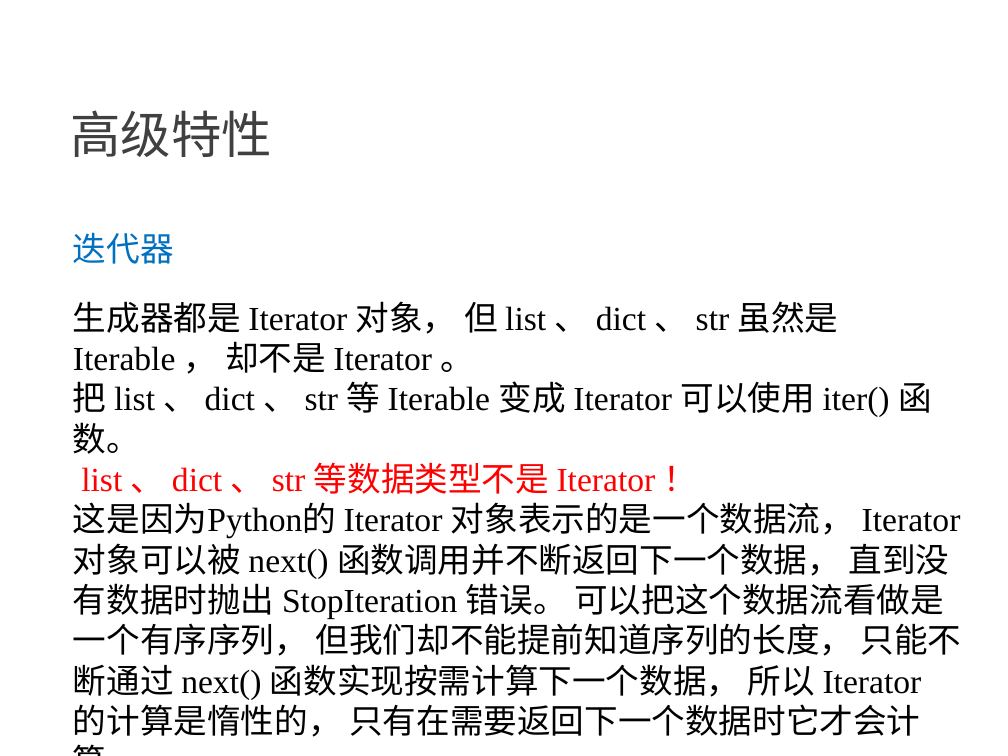
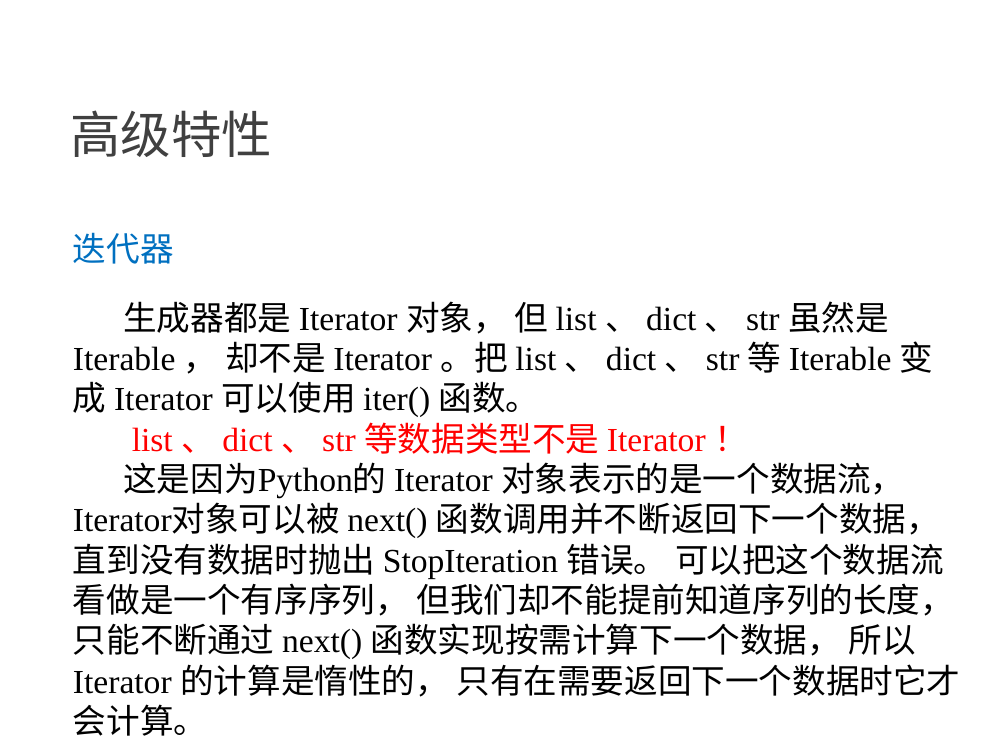
Before and after one commit to NewGr8Player/My-PPT, a slide deck: slide 11 of Python3/3.Python3-高级特性.pptx. Drawn at 1008x756 pixels with LibreOffice and Linux fonts; fonts in the diff are those of the drawing. Boxes give left, top, right and bottom in pixels: in the first picture for what was removed or moved away, otherwise in the second. Text is boxed around its words. In the diff, an @@ line names an element or a change of style, - is before the commit and + after.

```diff
--- a/Python3/3.Python3-高级特性.pptx
+++ b/Python3/3.Python3-高级特性.pptx
@@ text at (73,301,934,417): text changed @@
-生成器都是 Iterator 对象， 但 list 、 dict 、 str 虽然是 Iterable ， 却不是 Iterator 。
-把 list 、 dict 、 str 等 Iterable 变成 Iterator 可以使用 iter() 函
-数。
+生成器都是 Iterator 对象， 但 list 、 dict 、 str 虽然是 Iterable ， 却不是 Iterator 。把 list 、 dict 、 str 等 Iterable 变成 Iterator 可以使用 iter() 函数。
@@ text at (73,416,961,736): indent changed @@
```
Also in this commit, not shown: 8 other slides changed, 5 other files.
